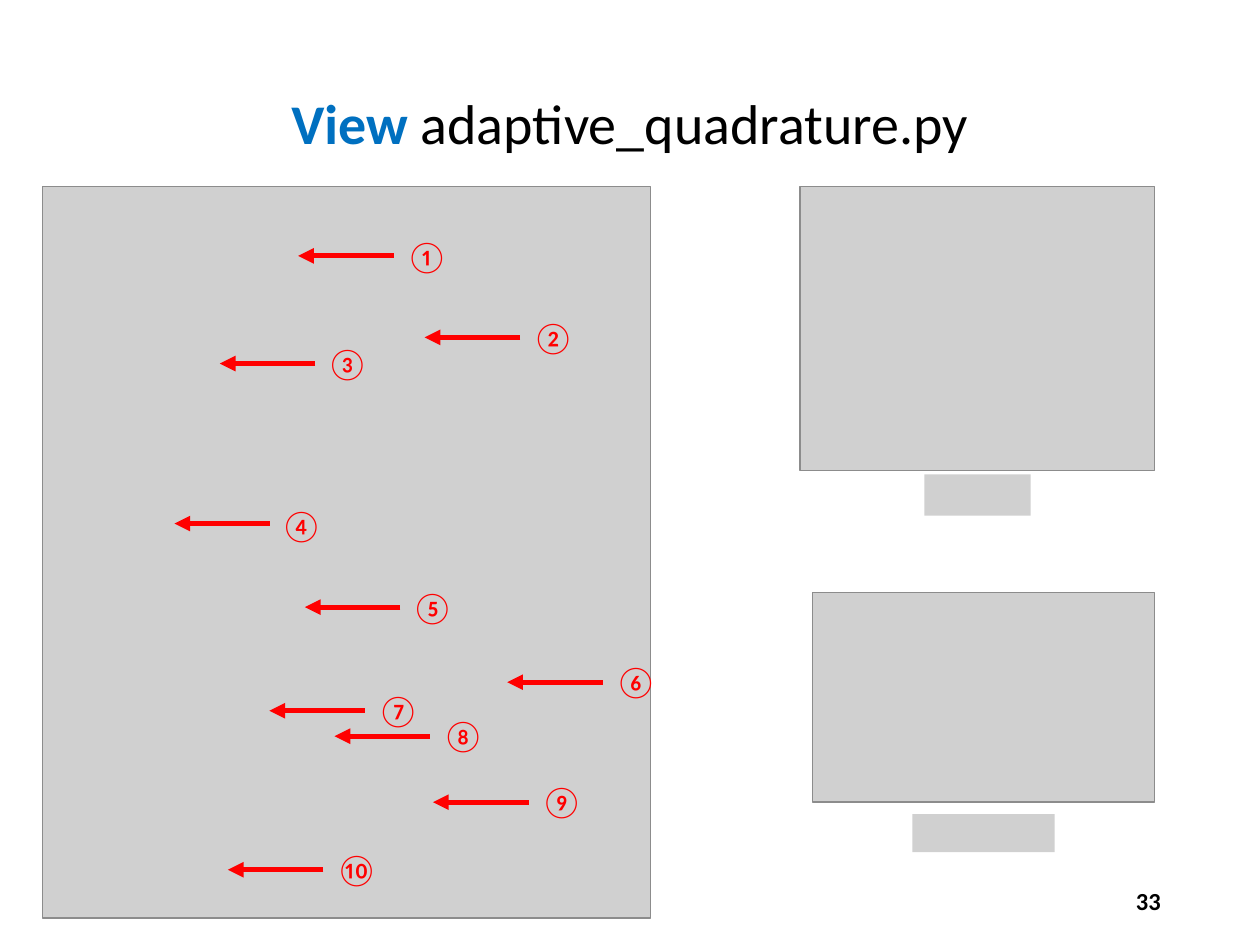
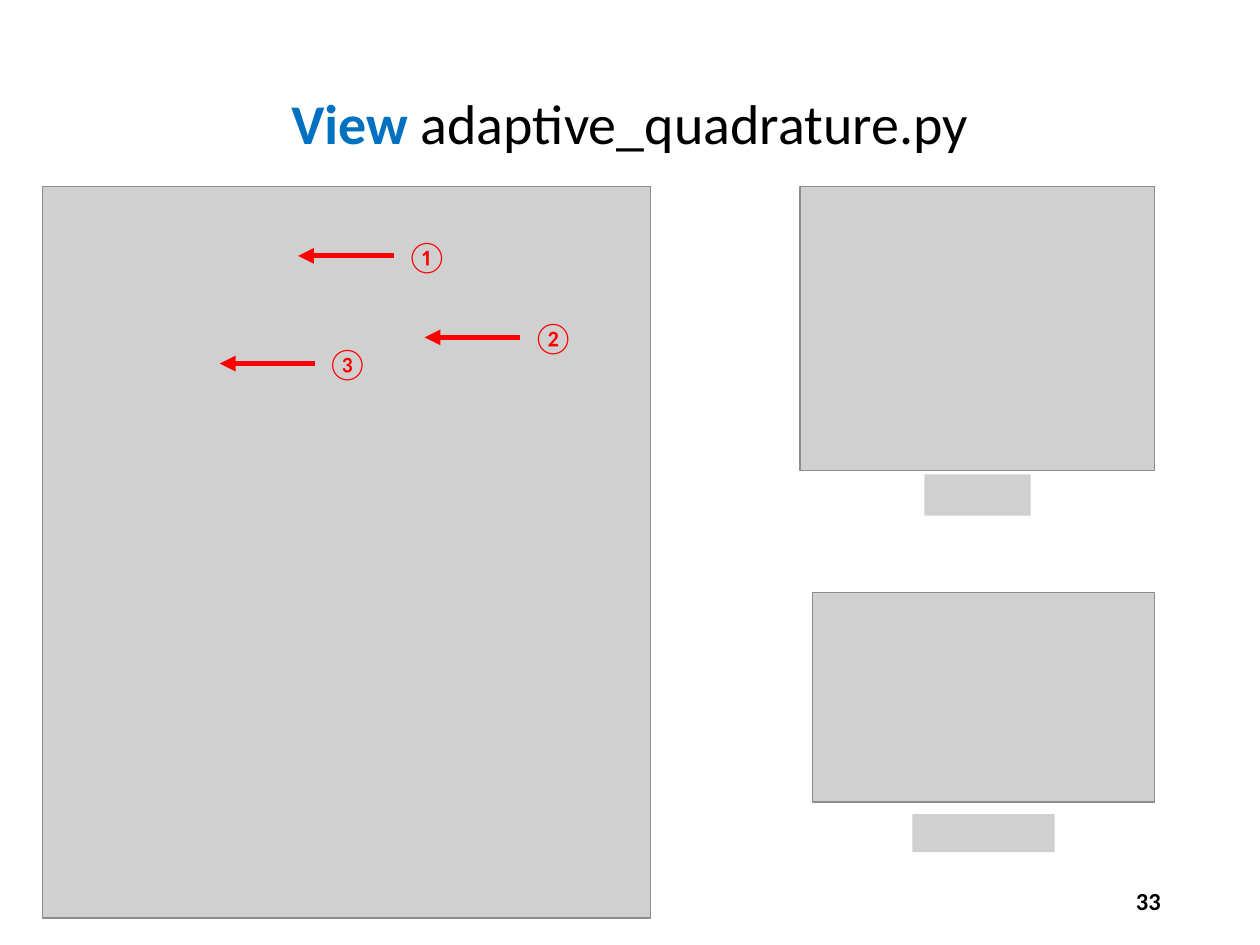
Before and after one commit to noahchampagne/QIS101, a slide deck: slide 33 of slides/Session 10 - Numerical Analysis/Session 10 - Numerical Analysis.pptx. Drawn at 1260x945 pixels with LibreOffice and Linux fonts; fonts in the diff are those of the drawing; grey boxes stand for pictures. Boxes give left, top, right and bottom in pixels: in the first picture for what was removed or moved away, otherwise in the second. Text is boxed around its words. In the diff, an @@ line names an element or a change of style, - is before the commit and + after.

```diff
--- a/slides/Session 10 - Numerical Analysis/Session 10 - Numerical Analysis.pptx
+++ b/slides/Session 10 - Numerical Analysis/Session 10 - Numerical Analysis.pptx
@@ arrow removed from (270, 524) to (174, 524) @@
@@ text removed at (x1=281, y1=512, x2=323, y2=543) @@
-④
@@ text removed at (x1=412, y1=594, x2=454, y2=625) @@
-⑤
@@ arrow removed from (401, 607) to (305, 607) @@
@@ arrow removed from (602, 682) to (508, 682) @@
@@ text removed at (x1=615, y1=667, x2=657, y2=701) @@
-⑥
@@ arrow removed from (365, 711) to (270, 711) @@
@@ text removed at (x1=377, y1=697, x2=419, y2=728) @@
-⑦
@@ arrow removed from (430, 736) to (334, 736) @@
@@ text removed at (x1=442, y1=722, x2=484, y2=753) @@
-⑧
@@ arrow removed from (528, 803) to (433, 803) @@
@@ text removed at (x1=541, y1=788, x2=583, y2=819) @@
-⑨
@@ arrow removed from (324, 869) to (228, 869) @@
@@ text removed at (x1=336, y1=856, x2=378, y2=887) @@
-⑩
```
Also in this commit, not shown: 2 other slides changed.
